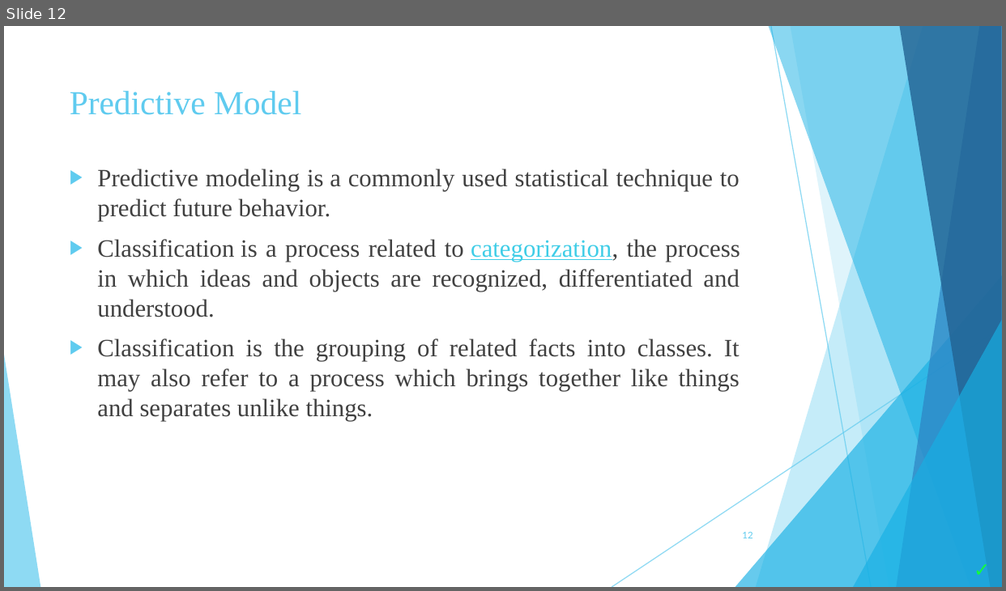
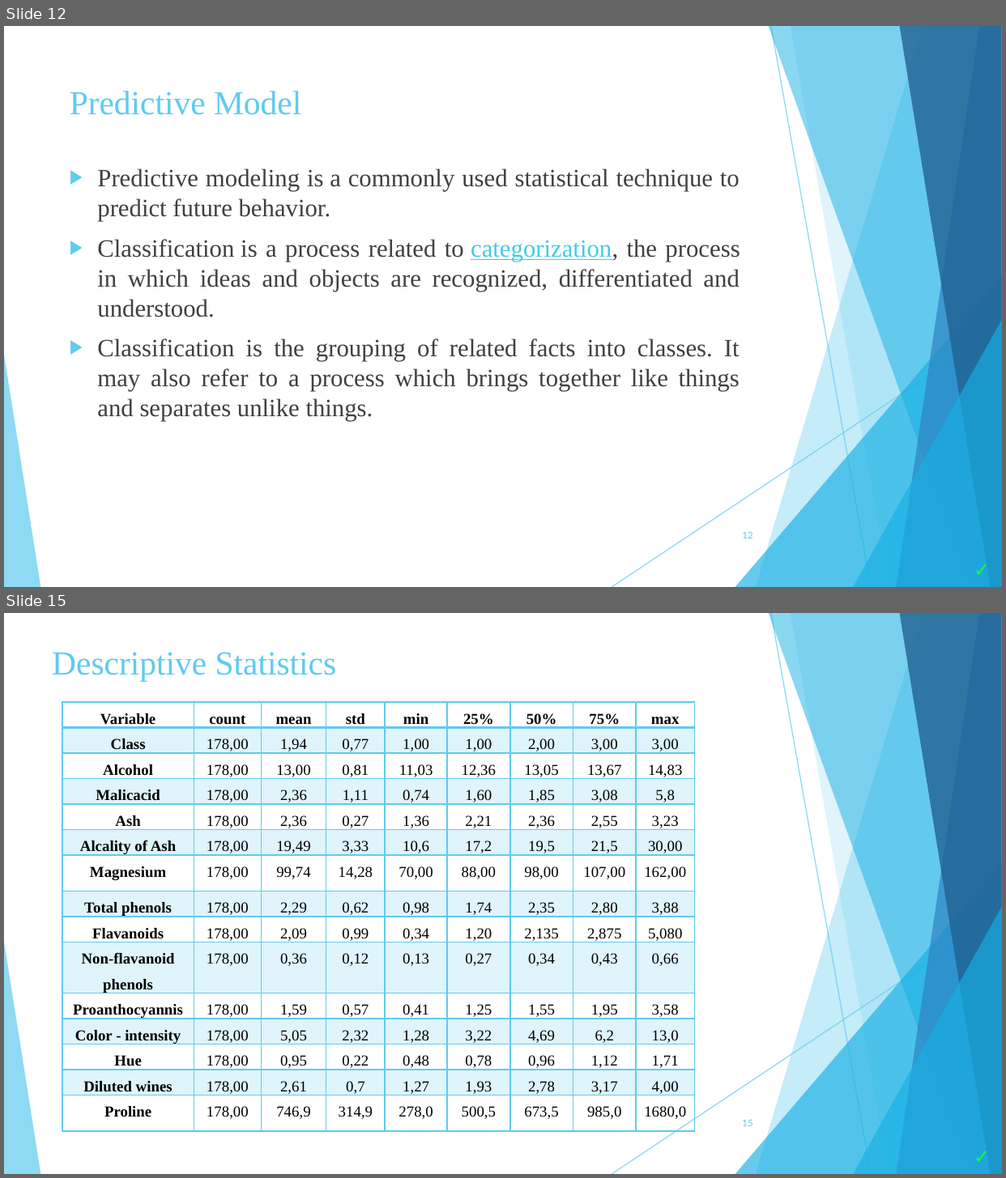
Before and after one commit to zoekelepiri/WineDataPrediction, a slide deck: Wine Data Set (2).pptx. Shown one above the other, each under a label of ours: slide 12 before the commit, slides 12 and 15 after it; the slides between them are not shown. The pictures are 1006x591 and 1006x1178 pixels, drawn with LibreOffice and Linux fonts; fonts in the diff are those of the drawing. Boxes give left, top, right and bottom in pixels: in the first picture for what was removed or moved away, otherwise in the second. Text is boxed around its words. In the diff, an @@ line names an element or a change of style, - is before the commit and + after.

```diff
--- a/Wine Data Set (2).pptx
+++ b/Wine Data Set (2).pptx
@@ slide 15 added at [4, 613, 1002, 1174], background #FFFFFF; not listed: 10 template elements that a slide beside it also shows @@
@@ title added at [52, 652, 337, 682], 24.3 pt, text #5FCBEF @@
+Descriptive Statistics
@@ table added at [62, 702, 693, 1122], 15 rows, 9 columns @@
+Variable | count | mean | std | min | 25% | 50% | 75% | max
+Class | 178,00 | 1,94 | 0,77 | 1,00 | 1,00 | 2,00 | 3,00 | 3,00
+Alcohol | 178,00 | 13,00 | 0,81 | 11,03 | 12,36 | 13,05 | 13,67 | 14,83
+Malicacid | 178,00 | 2,36 | 1,11 | 0,74 | 1,60 | 1,85 | 3,08 | 5,8
+Ash | 178,00 | 2,36 | 0,27 | 1,36 | 2,21 | 2,36 | 2,55 | 3,23
+Alcality of Ash | 178,00 | 19,49 | 3,33 | 10,6 | 17,2 | 19,5 | 21,5 | 30,00
+Magnesium | 178,00 | 99,74 | 14,28 | 70,00 | 88,00 | 98,00 | 107,00 | 162,00
+Total phenols | 178,00 | 2,29 | 0,62 | 0,98 | 1,74 | 2,35 | 2,80 | 3,88
+Flavanoids | 178,00 | 2,09 | 0,99 | 0,34 | 1,20 | 2,135 | 2,875 | 5,080
+Non-flavanoid phenols | 178,00 | 0,36 | 0,12 | 0,13 | 0,27 | 0,34 | 0,43 | 0,66
+Proanthocyannis | 178,00 | 1,59 | 0,57 | 0,41 | 1,25 | 1,55 | 1,95 | 3,58
+Color - intensity | 178,00 | 5,05 | 2,32 | 1,28 | 3,22 | 4,69 | 6,2 | 13,0
+Hue | 178,00 | 0,95 | 0,22 | 0,48 | 0,78 | 0,96 | 1,12 | 1,71
+Diluted wines | 178,00 | 2,61 | 0,7 | 1,27 | 1,93 | 2,78 | 3,17 | 4,00
+Proline | 178,00 | 746,9 | 314,9 | 278,0 | 500,5 | 673,5 | 985,0 | 1680,0
@@ page number added at [742, 1120, 752, 1127], 6.8 pt, text #5FCBEF @@
+15
@@ text added at [964, 1139, 1002, 1174], 14 pt, text #13FF3A, bold @@
+✓
```
Also in this commit, not shown: 8 slides changed, 6 other slides added, 6 slides removed.
